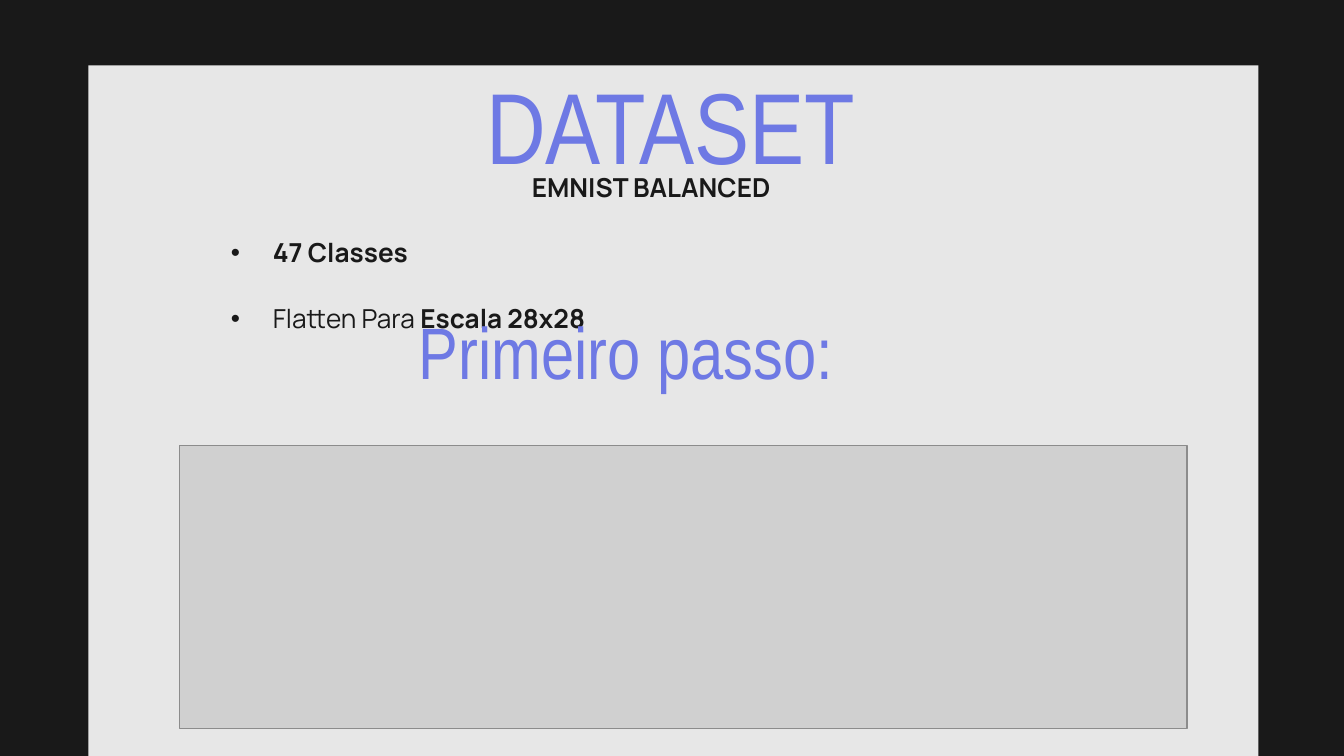
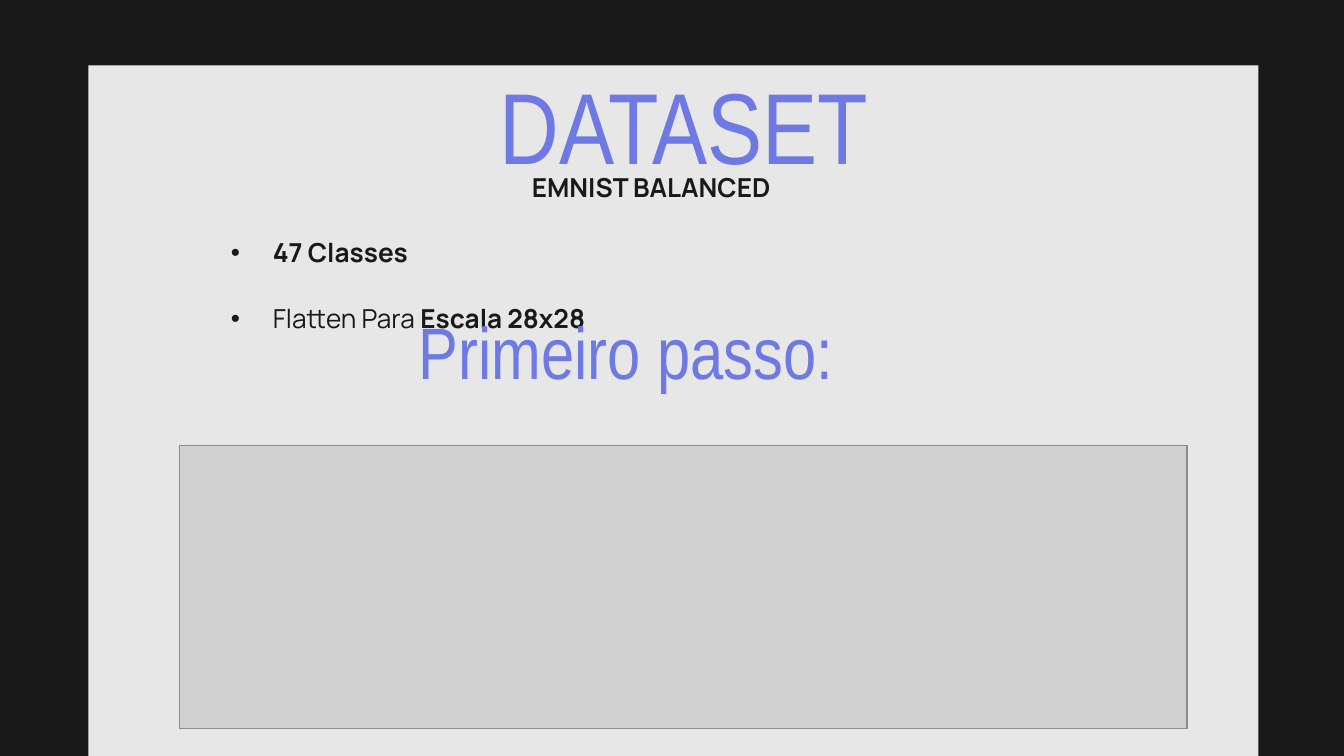
Before and after one commit to vienvs/EMNIST_MLP, a slide deck: slide 2 of Apresentação.pptx. Drawn at 1344x756 pixels with LibreOffice and Linux fonts; fonts in the diff are those of the drawing; grey boxes stand for pictures. Boxes give left, top, right and bottom in pixels: in the first picture for what was removed or moved away, otherwise in the second. Text is boxed around its words. In the diff, an @@ line names an element or a change of style, - is before the commit and + after.

```diff
--- a/Apresentação.pptx
+++ b/Apresentação.pptx
@@ title "DATASET": place and size @@
-title "DATASET" at (486,93,855,183)
+title "DATASET" at (500,93,869,183)
```
Also in this commit, not shown: 2 other slides changed, 1 other file.
